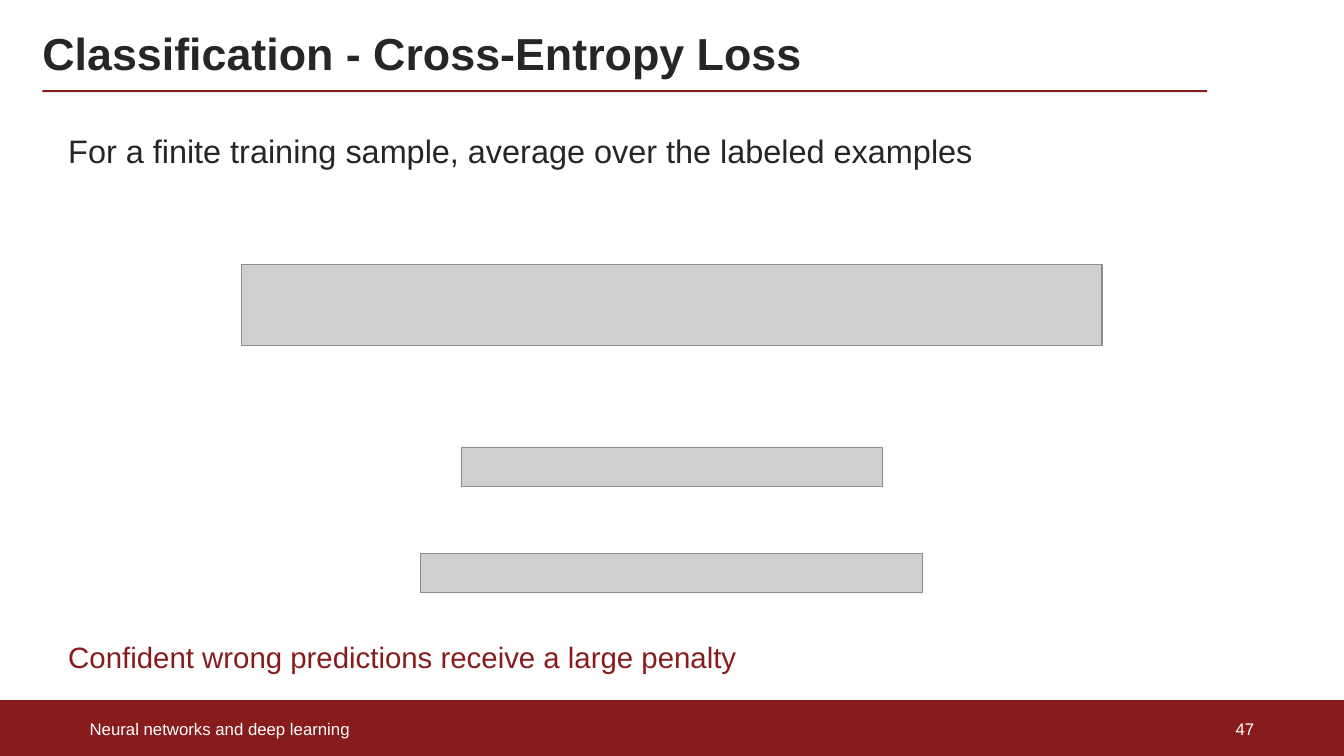
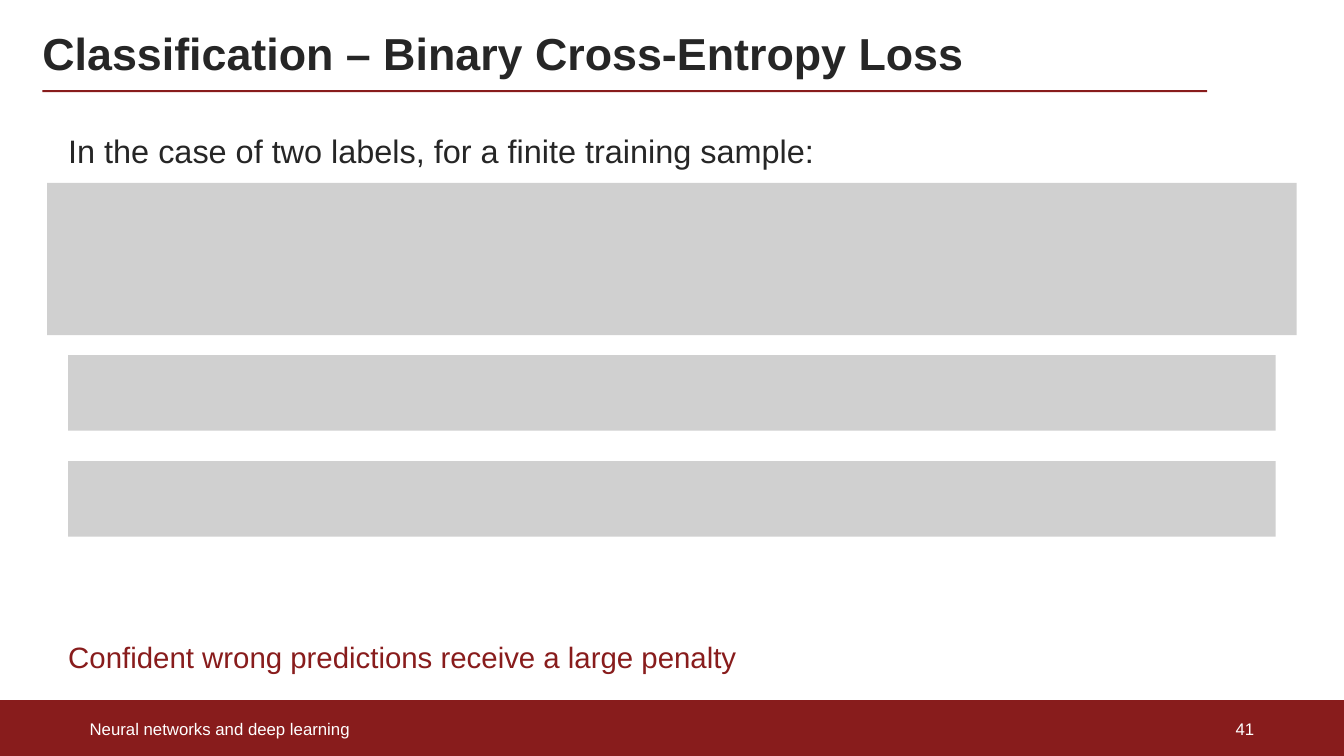
Before and after one commit to rafaellopesdesa/ML_Mandi, a slide deck: slide 41 of lectures/Lecture1_Neural_Networks.pptx (slide 47 before the commit). Drawn at 1344x756 pixels with LibreOffice and Linux fonts; fonts in the diff are those of the drawing; grey boxes stand for pictures. Boxes give left, top, right and bottom in pixels: in the first picture for what was removed or moved away, otherwise in the second. Text is boxed around its words. In the diff, an @@ line names an element or a change of style, - is before the commit and + after.

```diff
--- a/lectures/Lecture1_Neural_Networks.pptx
+++ b/lectures/Lecture1_Neural_Networks.pptx
@@ title at (42,37,963,78): text changed @@
-Classification - Cross-Entropy Loss
+Classification – Binary Cross-Entropy Loss
@@ text at (68,139,813,169): text changed @@
-For a finite training sample, average over the labeled examples
+In the case of two labels, for a finite training sample:
@@ picture added at (47,182,1298,335) @@
@@ picture removed at (242,265,1102,346) @@
@@ picture added at (69,355,1276,431) @@
@@ picture removed at (462,448,883,487) @@
@@ picture added at (69,461,1276,536) @@
@@ picture removed at (421,554,924,593) @@
@@ page number at (1236,723,1255,735): text changed @@
-47
+41
```
Also in this commit, not shown: 4 other slides changed, 6 slides removed.
